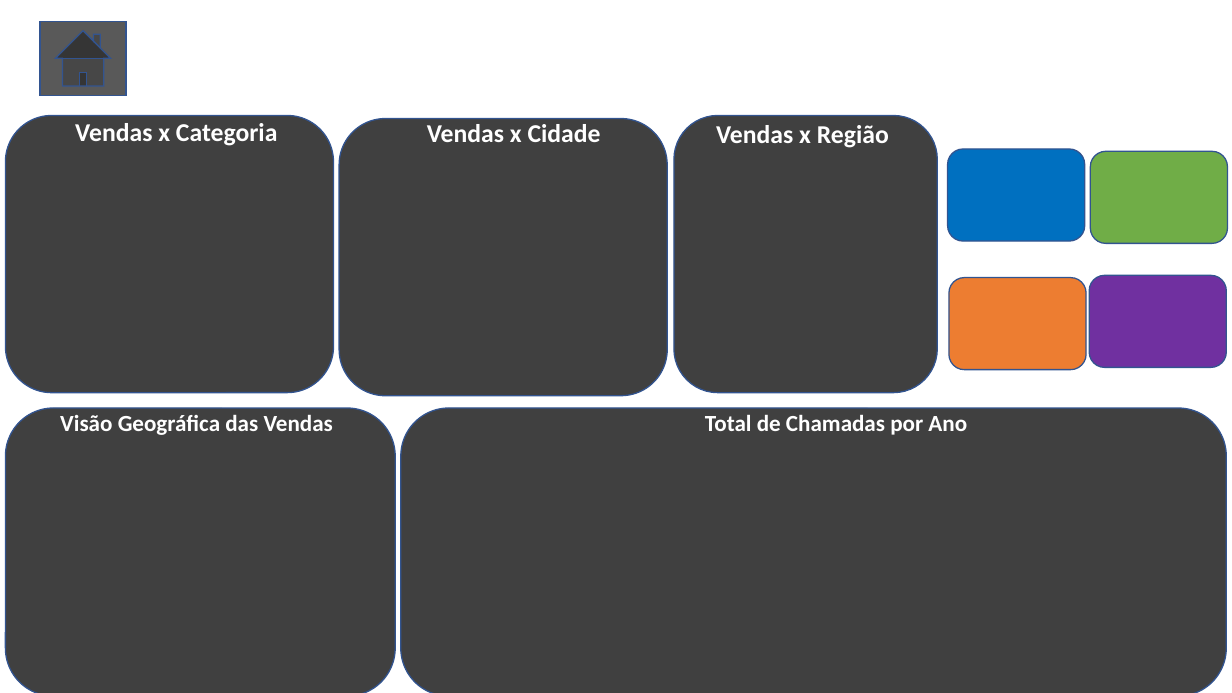
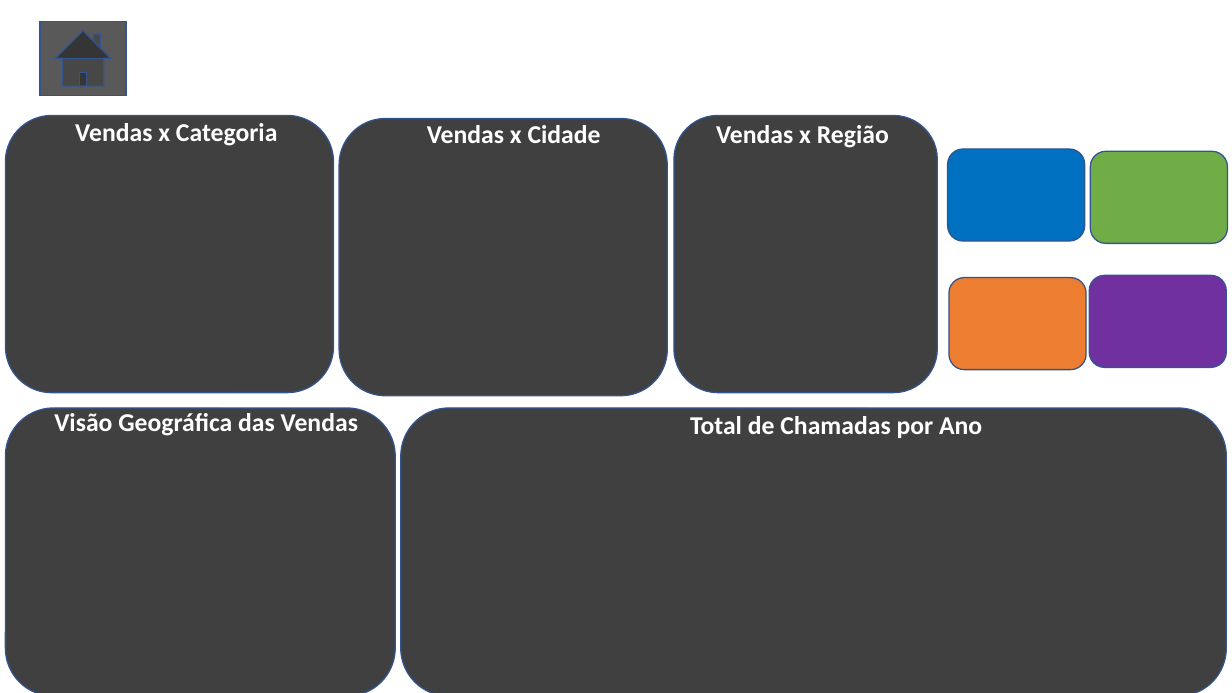
Before and after one commit to caiooliveira4/Projetos, a slide deck: slide 1 of Criação de Template.pptx. Drawn at 1232x693 pixels with LibreOffice and Linux fonts; fonts in the diff are those of the drawing. Boxes give left, top, right and bottom in pixels: in the first picture for what was removed or moved away, otherwise in the second. Text is boxed around its words. In the diff, an @@ line names an element or a change of style, - is before the commit and + after.

Commit message:
alterações no arquivo ppt

```diff
--- a/Criação de Template.pptx
+++ b/Criação de Template.pptx
@@ text "Visão Geográfica das Vendas" at (54,413,358,436): size 18 to 20 pt @@
@@ text "Total de Chamadas por Ano" at (690,416,982,438): size 18 to 20 pt @@
```
Also in this commit, not shown: 3 other files.
